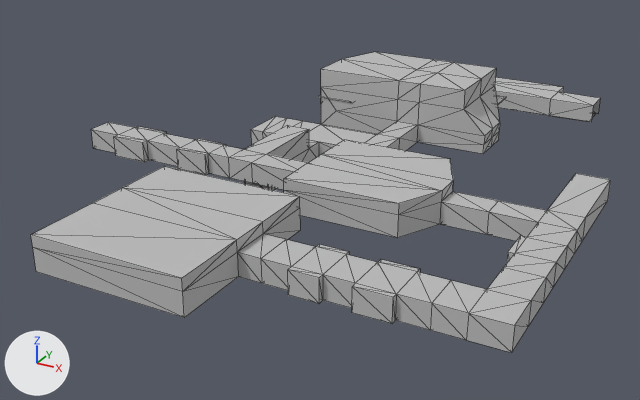
What one commit did to the FBX model Assets/Placeholders/Room_02/LVL2_Blockout.fbx.
Both versions are drawn from a 50 mm lens placed at (29.4, -210.2, 66.2), pointed at (-47.2, -71.1, -3.4). The axes (+X, +Y, +Z) are drawn at lower left. The lights are the same throughout. Mesh edges are drawn as thin lines. Where no turn or scale is listed for an object, it has been applied to the vertices. Vertices at the same position are counted once.

The first picture shows 'LVL2_Blockout'.
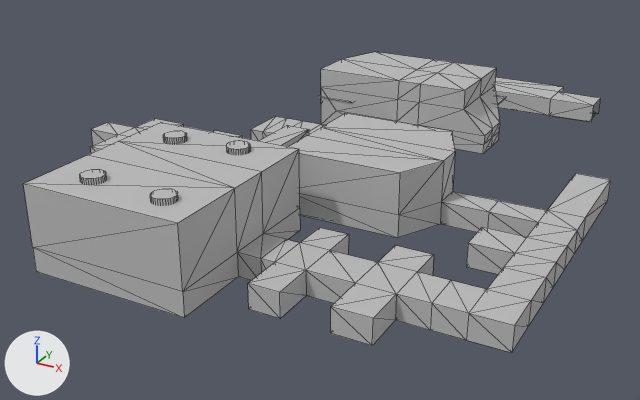
Commit message: Blockout updated

Location of each change, [x1, y1, x2, y2] in pixels of the pictures (640 x 400 px; the box of a moved part takes in the faces that stretch with it):
'LVL2_Blockout', reshaped: before [31, 52, 611, 353]; after [23, 52, 611, 353]
part 1 of me_lvl2_blockout, added: after [80, 169, 107, 185]
part 2 of me_lvl2_blockout, added: after [150, 189, 178, 206]
part 3 of me_lvl2_blockout, added: after [163, 131, 187, 144]
part 4 of me_lvl2_blockout, added: after [226, 141, 250, 155]
part 5 of me_lvl2_blockout, built on: before [31, 140, 527, 324]; after [23, 113, 527, 346]
part 6 of me_lvl2_blockout, moved or reshaped: before [114, 126, 226, 175]; after [90, 119, 242, 153]

Edits to the bpy script that builds the scene:
```text
Change me_lvl2_blockout:
    used by ob_lvl2_blockout; location = (0.0, 0.0, 0.0)
    verts and faces of me_lvl2_blockout; kept vertices keep their numbers, new ones are numbered from 397
    before: 257 (-63.2, -85.9, 4.0) at pixel (206, 175), 258 (-63.2, -85.9, 8.0) at pixel (205, 154), 259 (-69.6, -85.9, 4.0) at pixel (178, 168), 260 (-69.6, -85.9, 8.0) at pixel (176, 149), 263 (-63.2, -79.3, 8.0) at pixel (225, 144)
    before: 264 (-63.2, -79.3, 4.0), 265 (-69.6, -79.3, 8.0) at pixel (197, 138), 266 (-69.6, -79.3, 4.0), 273 (-77.4, -86.3, 4.0) at pixel (144, 162), 274 (-77.4, -86.3, 8.0) at pixel (142, 142)
    before: 275 (-84.7, -86.3, 4.0) at pixel (115, 155), 276 (-84.7, -86.3, 8.0) at pixel (113, 136), 279 (-77.4, -79.1, 8.0) at pixel (166, 131), 280 (-77.4, -79.1, 4.0), 281 (-84.7, -79.1, 8.0) at pixel (137, 126)
    before: 282 (-84.7, -79.1, 4.0)
    remove me_lvl2_blockout.from_pydata(...)  # 397 vertices, 707 faces; spans x -91.5..5.0, y -129.0..4.0, z 0.0..13.1
    add me_lvl2_blockout.from_pydata(...)  # 751 vertices, 939 faces; spans x -91.5..5.0, y -129.0..4.0, z 0.0..18.9
    me_lvl2_blockout part 1: a new loose piece, a 32-sided cylinder along z spanning x -57.2..-53.5, y -124.9..-121.2, z 3.0..18.9, in mat_lit (grey #bcbcbc)
    me_lvl2_blockout part 2: a new loose piece, a 32-sided cylinder along z spanning x -43.9..-40.2, y -125.8..-122.1, z 3.0..18.9, in mat_lit (grey #bcbcbc)
    me_lvl2_blockout part 3: a new loose piece, a 32-sided cylinder along z spanning x -57.3..-53.6, y -105.8..-102.1, z 3.0..18.9, in mat_lit (grey #bcbcbc)
    me_lvl2_blockout part 4: a new loose piece, a 32-sided cylinder along z spanning x -45.8..-42.1, y -105.0..-101.3, z 3.0..18.9, in mat_lit (grey #bcbcbc)
    me_lvl2_blockout part 5
    8 faces are deleted
    8 vertices in x -42.0..-17.0, y -93.0..-71.0, z 10.0 move by (0.0, 0.0, 5.1)
    8 vertices in x -27.0..-22.0, y -116.0..-109.0, z 4.0..8.0 move by (-2.7, 0.0, 0.0)
    8 vertices in x -63.0..-36.0, y -129.0..-98.0, z 10.0 move by (0.0, 0.0, 8.0)
    4 vertices in x -2.0, y -97.0..-91.0, z 4.0..8.0 move by (-6.0, 0.0, 0.0)
    4 vertices in x -17.0..-11.0, y -108.0, z 4.0..8.0 move by (0.0, 5.0, 0.0)
    4 vertices in x -17.0..-11.0, y -117.0, z 4.0..8.0 move by (0.0, -6.0, 0.0)
    8 vertices move from x -27.0..-22.0, y -117.0..-108.0, z 4.0..8.0 to x -29.7..-24.7, y -123.0..-103.0, z 4.0..8.0
    82 vertices are added at x -45.4..-22.0, y -116.7..-72.0, z 2.5..8.9
    8 new vertices lie (1.0, 0.0, 0.0) away from vertices in x -37.4..-24.1, y -89.4..-81.3, z 2.6..8.7
    8 new vertices lie (0.0, 0.0, 6.8) away from vertices in x -45.4..-39.5, y -116.7..-109.8, z 4.0
    104 new faces join them
    me_lvl2_blockout part 6
    add for i in [*range(257, 261), *range(273, 277)]: verts[i] += (0.0, -6.5, 0.0)
    add for i in [*range(263, 267), *range(279, 283)]: verts[i] += (0.0, 5.5, 0.0)
```
